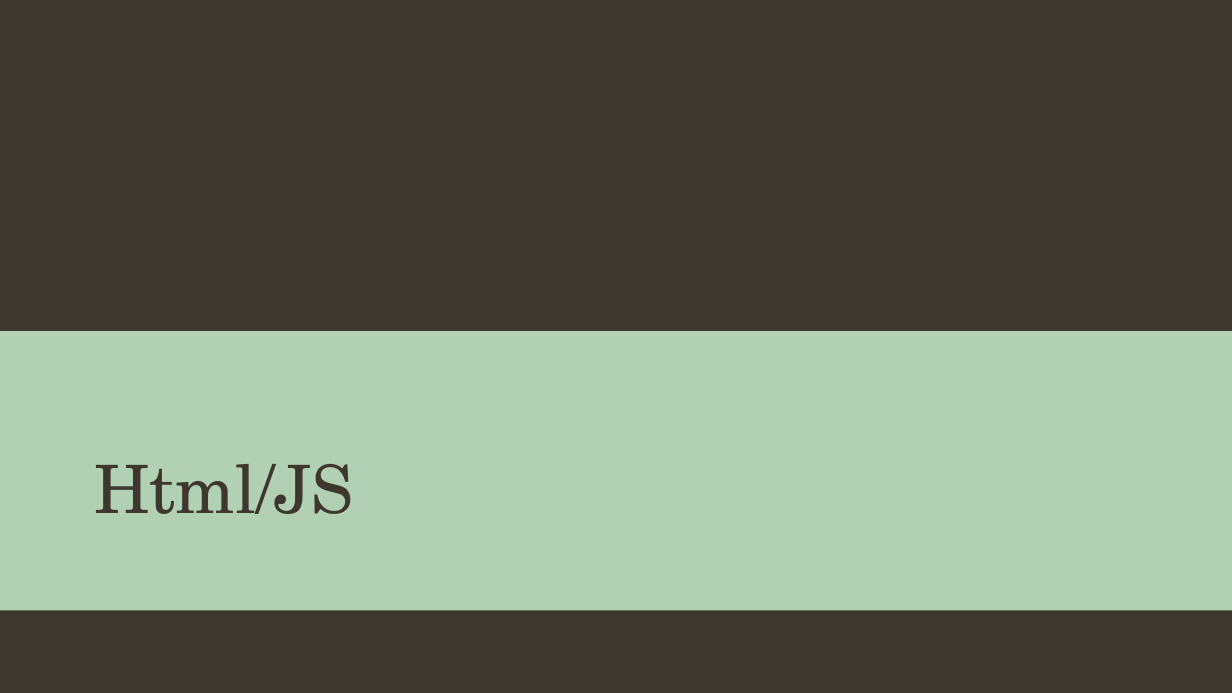
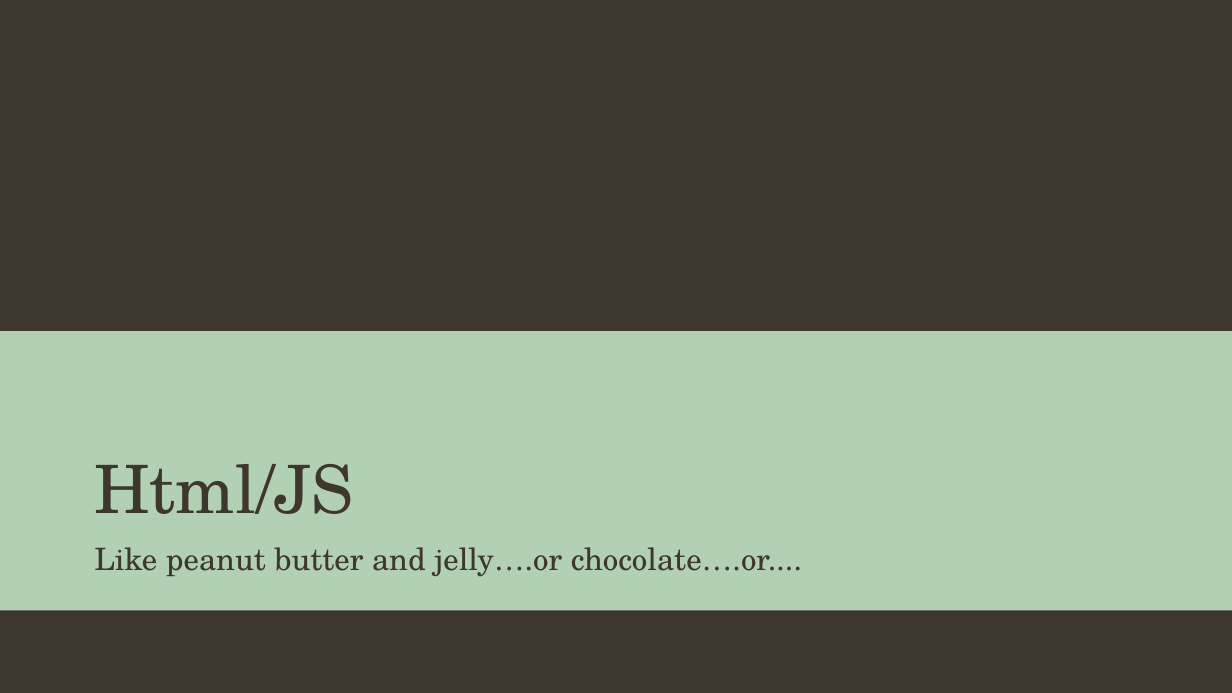
Before and after one commit to hannahdoby/project-3, a slide deck: slide 9 of YelpForTravelHelp.pptx. Drawn at 1232x693 pixels with LibreOffice and Linux fonts; fonts in the diff are those of the drawing; background and template pictures are left out. Boxes give left, top, right and bottom in pixels: in the first picture for what was removed or moved away, otherwise in the second. Text is boxed around its words. In the diff, an @@ line names an element or a change of style, - is before the commit and + after.

```diff
--- a/YelpForTravelHelp.pptx
+++ b/YelpForTravelHelp.pptx
@@ text added at [94, 547, 802, 577], 24 pt, text #3D372E @@
+Like peanut butter and jelly….or chocolate….or....
```
Also in this commit, not shown: 3 other slides changed, 5 slides added, 5 slides removed.
